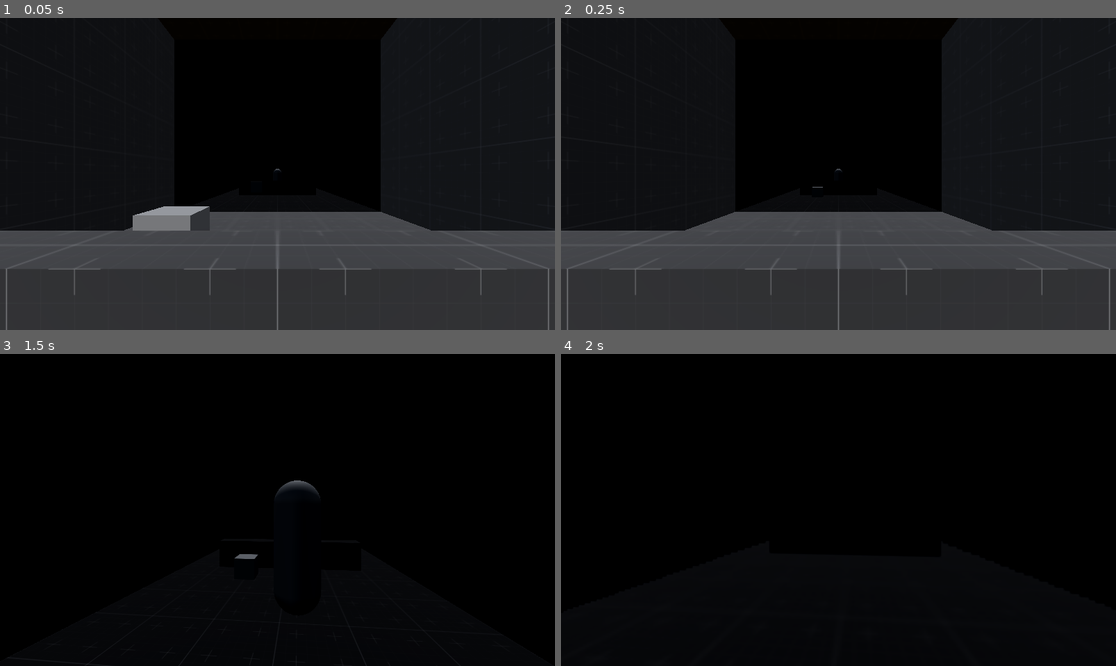
Above: before the commit, frames 1-4 (two rows, left to right).
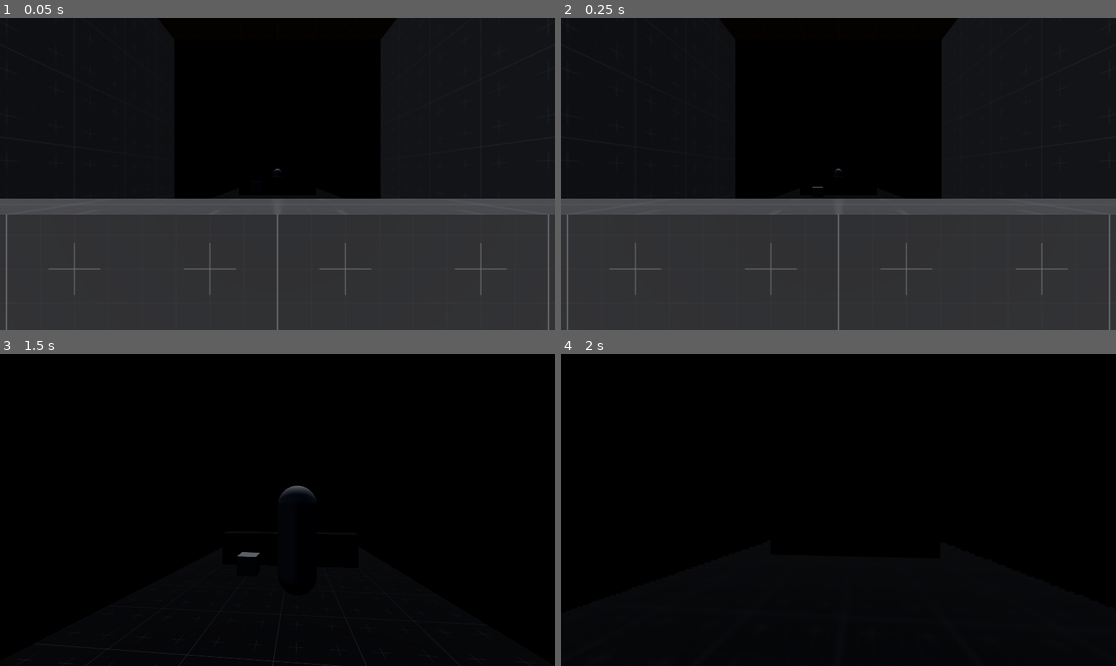
Above: after the commit, the same moments.

Repository: Wowe-Peanut/GetReal
Game: Godot game, scene res://test.tscn
Same seed, same stepped clock (60 frames per second), same inputs: the game is played once before the commit and once after it.
Inputs (mouse positions are in pixels of both pictures, inside the frame that each line leads up to):
- Up to frame 1 (0.05 s): no input
- Up to frame 2 (0.25 s): no input
- Up to frame 3 (1.5 s): tap Enter at 0.5 s; move the mouse to (305, 510) at 0.52 s; hold Q (take_picture) 0.53-1.28 s; hold W (move_forward) from 0.53 s (still down); tap Space (jump) at 0.77 s; move the mouse to (249, 510) at 1.27 s; right-click (249, 510) at 1.35 s
- Up to frame 4 (2 s): keep holding W (move_forward); tap Space (jump) at 1.52 s; tap Q (take_picture) at 1.55 s

The runs differ from the first frame. In frame 1, 11% of the frame differs, in the area x 0-100%, y 57-81%; in frame 2, 11%; in frame 3, 0.3%; in frame 4, less than 0.1%.

Commit message:
los checking refactor
there is still an issue where when something leaves the player viewcone, it deletes itself when it re-enters

Diff:
--- a/box.tscn
+++ b/box.tscn
@@ -7,6 +7,7 @@
 rough = true
 
 [sub_resource type="BoxShape3D" id="BoxShape3D_fsolg"]
+resource_local_to_scene = true
 size = Vector3(0.5, 0.5, 0.5)
 
 [sub_resource type="BoxMesh" id="BoxMesh_tcafk"]
--- a/los_checker.gd
+++ b/los_checker.gd
@@ -16,19 +16,4 @@
 	connect("observer_state_changed", _on_observer_state_changed)
 
 func _on_observer_state_changed():
-	# get all boxes in the scene
-	var boxes = get_tree().get_nodes_in_group("box")
-
-	print("seen: ", player_observer.seen)
-	# iterate in all the boxes the player can see (even through other observers)
-	for box in player_observer.observed:
-		# stop coyote time if started
-		if !box.coyote_timer.is_stopped():
-			box.coyote_timer.stop()
-		# remove box from list of all boxes in scene
-		boxes.erase(box)
-
-	# any remaining boxes must not be able to be seen. start coyote time for them
-	for box in boxes:
-		box.coyote_timer.start()
-		pass
+	pass
--- a/mirror.tscn
+++ b/mirror.tscn
@@ -10,15 +10,16 @@
 [sub_resource type="QuadMesh" id="QuadMesh_5n1ph"]
 resource_local_to_scene = true
 
-[sub_resource type="ViewportTexture" id="ViewportTexture_ae53m"]
+[sub_resource type="ViewportTexture" id="ViewportTexture_ryf12"]
 
 [sub_resource type="ShaderMaterial" id="ShaderMaterial_pd161"]
 render_priority = 0
 shader = ExtResource("2_hyqdn")
-shader_parameter/mirrorCamTex = SubResource("ViewportTexture_ae53m")
+shader_parameter/mirrorCamTex = SubResource("ViewportTexture_ryf12")
 
 [sub_resource type="BoxMesh" id="BoxMesh_tx3na"]
-size = Vector3(6.1, 5.1, 0.01)
+resource_local_to_scene = true
+size = Vector3(1.1, 1.1, 0.01)
 
 [sub_resource type="BoxShape3D" id="BoxShape3D_bh318"]
 size = Vector3(6, 5, 0.1)
--- a/observer.gd
+++ b/observer.gd
@@ -37,10 +37,10 @@
 
 func _on_body_entered(body) -> void:
 	if not body in seen:
+		print(self, "enter: ", body)
 		seen.append(body)
-		LosChecker.emit_signal("observer_state_changed")
 
 func _on_body_exited(body) -> void:
 	if body in seen:
+		print(self, "exit: ", body)
 		seen.erase(body)
-		LosChecker.emit_signal("observer_state_changed")
--- a/picture.gd
+++ b/picture.gd
@@ -18,8 +18,12 @@
 
 	camera.global_transform = get_tree().root.get_camera_3d().global_transform
 
+	visible = false
 	texture.texture = viewport.get_texture()
 	await RenderingServer.frame_post_draw
 	viewport.render_target_update_mode = SubViewport.UPDATE_DISABLED
 
+	viewport.remove_child(camera)
+
 	picture_taken = true
+	visible = true
--- a/player_observer.gd
+++ b/player_observer.gd
@@ -3,23 +3,37 @@
 var observed: Array = []
 
 func _physics_process(_delta) -> void:
+	var boxes = get_tree().get_nodes_in_group("box")
+
 	var state = get_world_3d().direct_space_state
+	print(seen)
 	for observed_object in seen:
 		if observed_object.is_in_group("box"):
 			var obscured = is_obscured(state, observed_object)
-			modify_observed(observed_object, obscured)
+			modify_observed(observed_object, obscured, true)
 		else:
 			check_observer(state, observed_object.observer)
 
-func modify_observed(observed_object: RigidBody3D, obscured: bool) -> void:
+	print(observed)
+	# iterate in all the boxes the player can see (even through other observers)
+	for box in observed:
+		# stop coyote time if started
+		if !box.coyote_timer.is_stopped():
+			box.coyote_timer.stop()
+		# remove box from list of all boxes in scene
+		boxes.erase(box)
+
+	# any remaining boxes must not be able to be seen. start coyote time for them
+	for box in boxes:
+		if box.coyote_timer.is_stopped(): box.coyote_timer.start()
+		pass
+
+func modify_observed(observed_object: RigidBody3D, obscured: bool, direct_player) -> void:
 	if obscured:
-		var observed_len = len(observed)
+		#print("direct player ", direct_player)
 		observed.erase(observed_object)
-		if len(observed) != observed_len:
-			LosChecker.emit_signal("observer_state_changed")
 	elif not observed.has(observed_object):
 		observed.append(observed_object)
-		LosChecker.emit_signal("observer_state_changed")
 
 
 func is_obscured(state: PhysicsDirectSpaceState3D, box: RigidBody3D) -> bool:
@@ -35,7 +49,7 @@
 	for observed_object in observer.seen:
 		if observed_object.is_in_group("box"):
 			var obscured = is_obscured_through_observer(state, observer, observed_object)
-			modify_observed(observed_object, obscured)
+			modify_observed(observed_object, obscured, false)
 
 
 func is_obscured_through_observer(state: PhysicsDirectSpaceState3D, observer: Observer, box: RigidBody3D) -> bool:
--- a/project.godot
+++ b/project.godot
@@ -14,10 +14,6 @@
 run/main_scene="res://test.tscn"
 config/features=PackedStringArray("4.0")
 config/icon="res://icon.png"
-
-[autoload]
-
-LosChecker="*res://los_checker.gd"
 
 [input]
 
--- a/test.tscn
+++ b/test.tscn
@@ -33,10 +33,10 @@
 material = ExtResource("3_duvdi")
 
 [node name="CSGBox3D2" type="CSGBox3D" parent="."]
-transform = Transform3D(1, 0, 0, 0, 1, 0, 0, 0, 1, 0, -2.25, 0)
+transform = Transform3D(1, 0, 0, 0, 1, 0, 0, 0, 1, 0, -2.55, 0)
 use_collision = true
 collision_mask = 7
-size = Vector3(4, 1, 0.5)
+size = Vector3(4, 2, 0.5)
 material = ExtResource("3_duvdi")
 
 [node name="Box" parent="." instance=ExtResource("4_i4ok3")]
